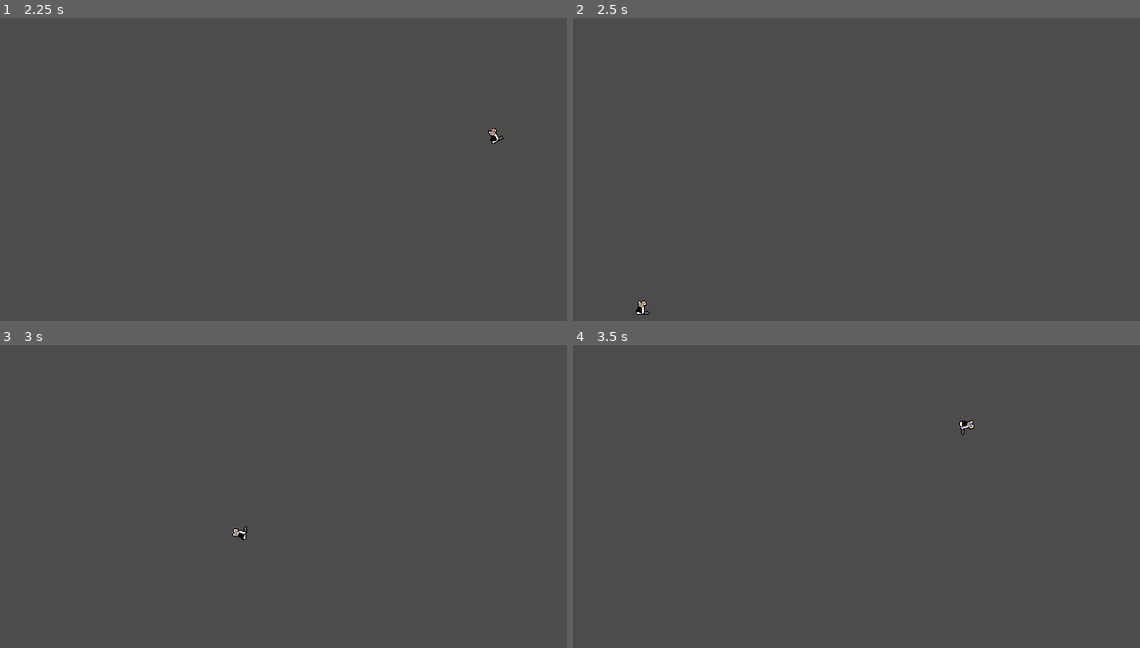
Above: before the commit, frames 1-4 (two rows, left to right).
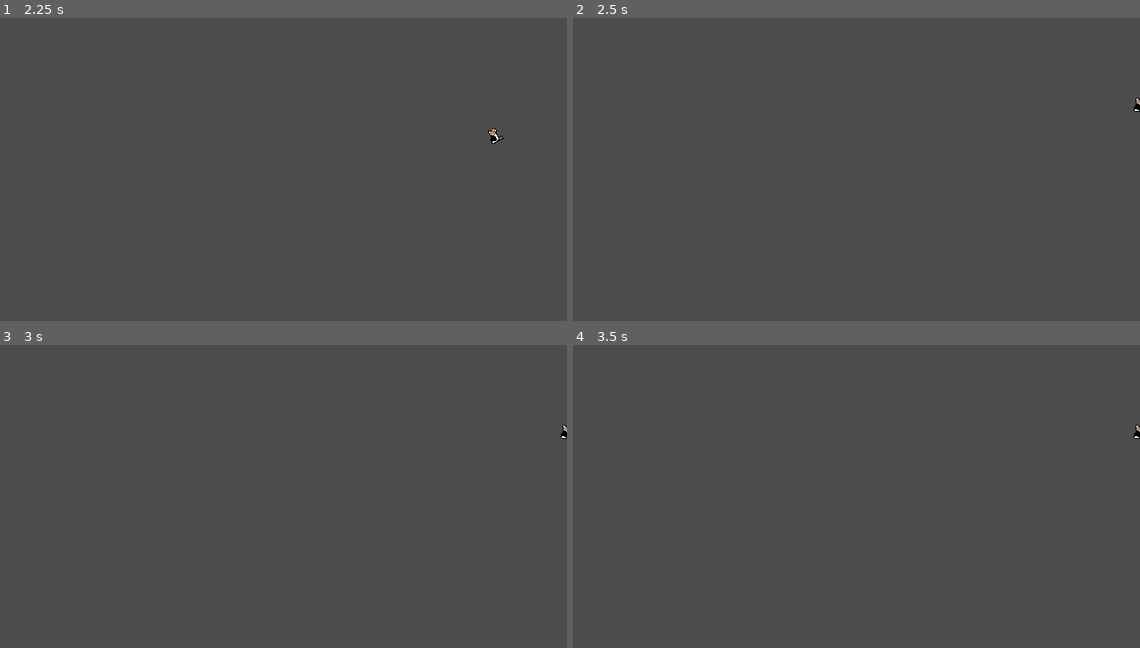
Above: after the commit, the same moments.

Repository: swashdev/minigame-madness
Game: Godot game, scene res://mini/big_rigs/big_rig_minigame.tscn
The game is run twice, just before and just after one commit, with the same random seed, the same clock (stepped at 60 frames per second) and the same inputs. This scene is started directly instead of the project's main scene.
Inputs:
- Up to frame 1 (2.25 s): tap Enter at 0.5 s; hold Space (action) 0.53-1.28 s; hold Right (move_right) 0.53-2.03 s; tap Up (move_up) at 0.77, 1.52 s; tap Space (action) at 1.35 s; hold Left (move_left) from 2.03 s (still down); hold Space (action) from 2.03 s (still down)
- Up to frame 2 (2.5 s): keep holding Left (move_left); keep holding Space (action)
- Up to frame 3 (3 s): release Left (move_left) at 2.78 s; release Space (action) at 2.78 s; hold Right (move_right) from 2.78 s (still down); tap Space (action) at 2.85 s
- Up to frame 4 (3.5 s): keep holding Right (move_right); tap Up (move_up) at 3.02 s

Frame 1 is identical in both runs. In frame 2, 0.1% of the frame differs, in the area x 11-100%, y 26-98%; in frame 3, 0.1%; in frame 4, 0.1%, in the area x 68-100%, y 24-31%.

Commit message:
[BIGRIG] disallow Rig1 from looping.
The rig will now stop at the end of `RigPath` without looping.  This may
be useful later for detecting win state.

Diff:
--- a/mini/big_rigs/big_rig_minigame.tscn
+++ b/mini/big_rigs/big_rig_minigame.tscn
@@ -18,6 +18,7 @@
 [node name="Rig1" type="PathFollow2D" parent="RigPath"]
 position = Vector2( 1.82016, 463.291 )
 rotation = -0.0137034
+loop = false
 script = ExtResource( 3 )
 
 [node name="Sprite" type="Sprite" parent="RigPath/Rig1"]
